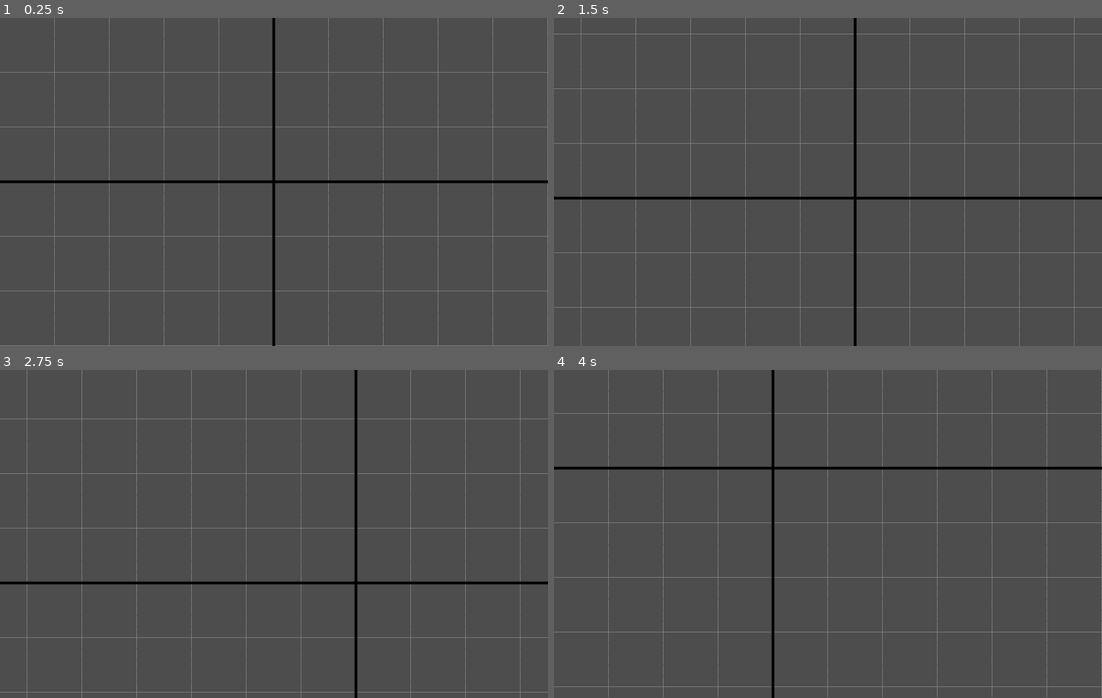
Above: before the commit, frames 1-4 (two rows, left to right).
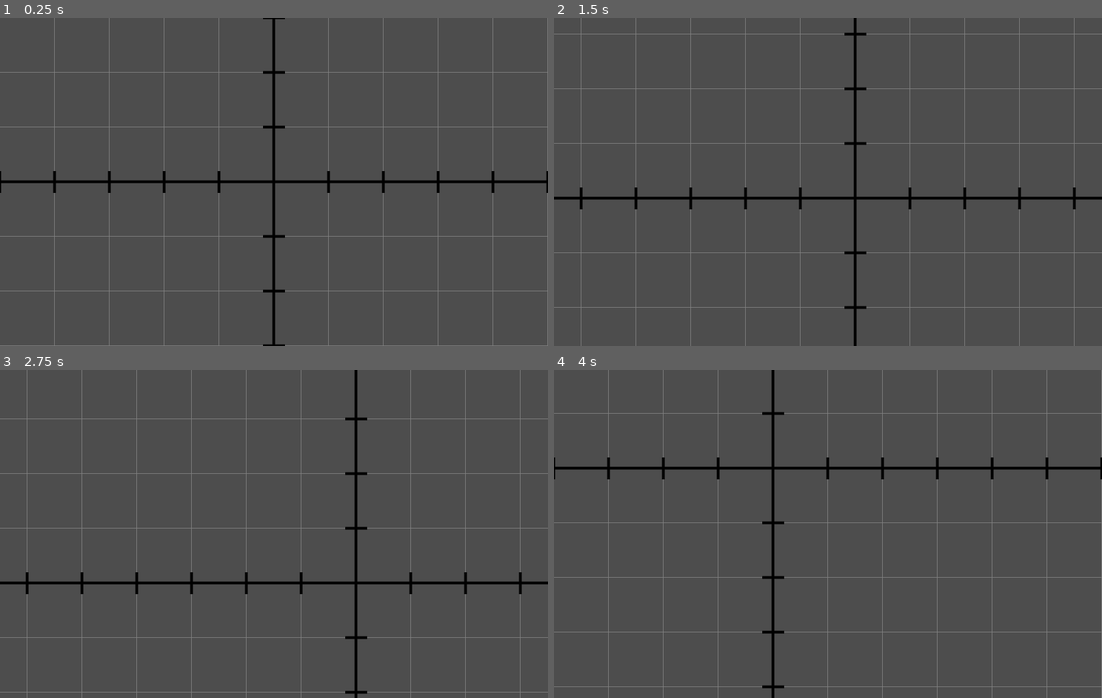
Above: after the commit, the same moments.

Repository: Drillix08/Opticos
Game: Godot game, scene res://graph_environment.tscn
Same seed, same stepped clock (60 frames per second), same inputs: the game is played once before the commit and once after it. The project has no main scene, so this scene is started directly.
Inputs (mouse positions are in pixels of both pictures, inside the frame that each line leads up to):
- Up to frame 1 (0.25 s): no input
- Up to frame 2 (1.5 s): tap Enter at 0.5 s; move the mouse to (948, 165) at 0.52 s; click (948, 165) at 0.67 s; tap Space at 1.25 s; drag from (718, 198) to (800, 247) at 1.27 s
- Up to frame 3 (2.75 s): tap Enter at 2 s; move the mouse to (328, 461) at 2.02 s; click (328, 461) at 2.17 s
- Up to frame 4 (4 s): tap Space at 2.75 s; drag from (800, 599) to (663, 484) at 2.77 s; tap Enter at 3.5 s; move the mouse to (992, 583) at 3.52 s; click (992, 583) at 3.67 s

The runs differ from the first frame. In frame 1, 0.6% of the frame differs, in the area x 0-100%, y 0-100%; in frame 2, 0.6%; in frame 3, 0.6%; in frame 4, 0.6%.

Commit message:
Added tick markers to the x and y axes

Diff:
--- a/source/graph-environment/grid.gd
+++ b/source/graph-environment/grid.gd
@@ -31,7 +31,7 @@
 	var windowSize :Vector2i = DisplayServer.window_get_size()
 
 	#Draw the vertical lines of the grid
-	for x in range(0, 2*(int(windowSize.x)), grid_spacing):
+	for x in range(0, 2*(int(windowSize.x)), 5*grid_spacing):
 		var color := Color(0.3, 0.3, 0.3)
 		@warning_ignore("integer_division")
 		if (x / grid_spacing) % major_every == 0:
@@ -41,11 +41,12 @@
 		var refreshedPosition :Array = refresh_pixel_positions(origin.x, origin.y)
 		var xOffset :float = refreshedPosition[0]
 		var yOffset :float = refreshedPosition[1]
-		#Draw y-axis
+		#draw vertical gridline
 		draw_line(Vector2(x+xOffset, yOffset-5*grid_spacing), Vector2(x+xOffset, 2*windowSize.y+yOffset-5*grid_spacing), color)
-
+		#draw an x-axis tick
+		draw_line(Vector2(x+xOffset, 280+origin.y), Vector2(x+xOffset, 320+origin.y), Color(0.0, 0.0, 0.0, 1.0), 5.0)
 	#Draw the horizontal lines of the grid
-	for y in range(0, 2*(int(windowSize.y)), grid_spacing):
+	for y in range(0, 2*(int(windowSize.y)), 5*grid_spacing):
 		var color := Color(0.3, 0.3, 0.3)
 		@warning_ignore("integer_division")
 		if (y / grid_spacing) % major_every == 0:
@@ -55,12 +56,17 @@
 		var refreshedPosition :Array = refresh_pixel_positions(origin.x, origin.y)
 		var xOffset :float = refreshedPosition[0]
 		var yOffset :float = refreshedPosition[1]
-		#Draw x-axis
+		#Draw horizontal gridline
 		draw_line(Vector2(xOffset-5*grid_spacing, y+yOffset), Vector2(2*windowSize.x+xOffset-5*grid_spacing, y+yOffset), color)
+		#draw a y-axis tick
+		#draw an x-axis tick
+		draw_line(Vector2(480+origin.x, y+yOffset), Vector2(520+origin.x, y+yOffset), Color(0.0, 0.0, 0.0, 1.0), 5.0)
+	#Draw x-axis
+	draw_line(Vector2(-origin.x, 300) + origin, Vector2(1000-origin.x, 300) + origin, Color(0.0, 0.0, 0.0, 1.0), 5.0)
+	#draw y-axis
+	draw_line(Vector2(500, -origin.y) + origin, Vector2(500, 700-origin.y) + origin, Color(0.0, 0.0, 0.0, 1.0), 5.0)
 
-	#Draw the x and y axes
-	draw_line(Vector2(500, -origin.y) + origin, Vector2(500, 700-origin.y) + origin, Color(0.0, 0.0, 0.0, 1.0), 5.0)
-	draw_line(Vector2(-origin.x, 300) + origin, Vector2(1000-origin.x, 300) + origin, Color(0.0, 0.0, 0.0, 1.0), 5.0)
+
 
 #controlls the moving of the "camera" when you click and drag
 func _input(event):
